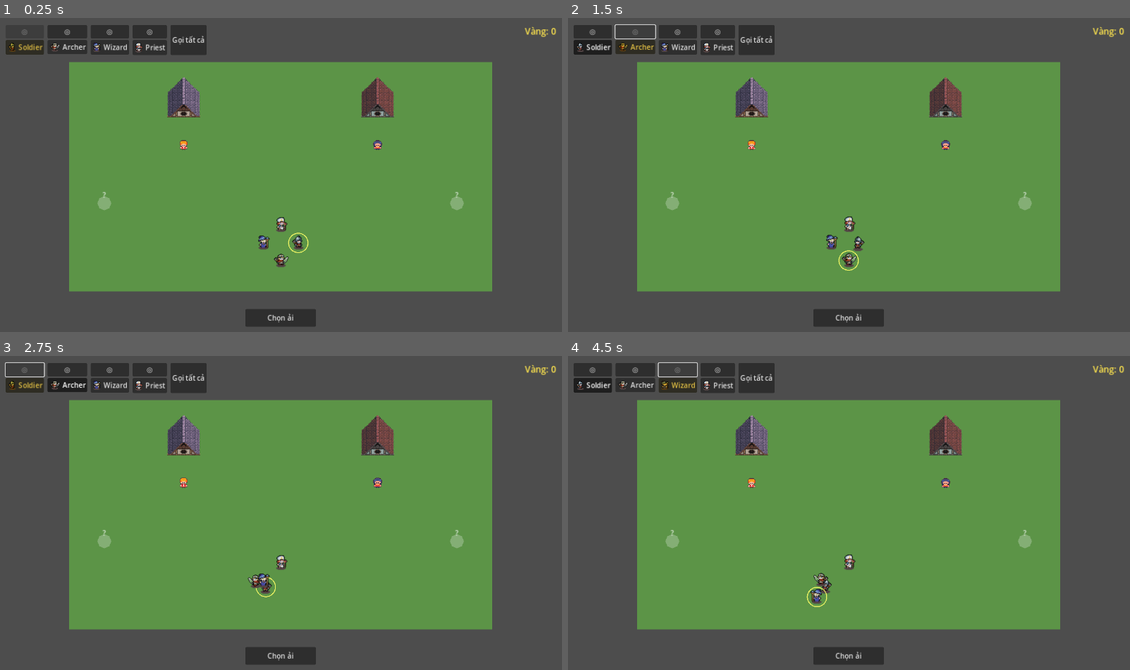
Above: before the commit, frames 1-4 (two rows, left to right).
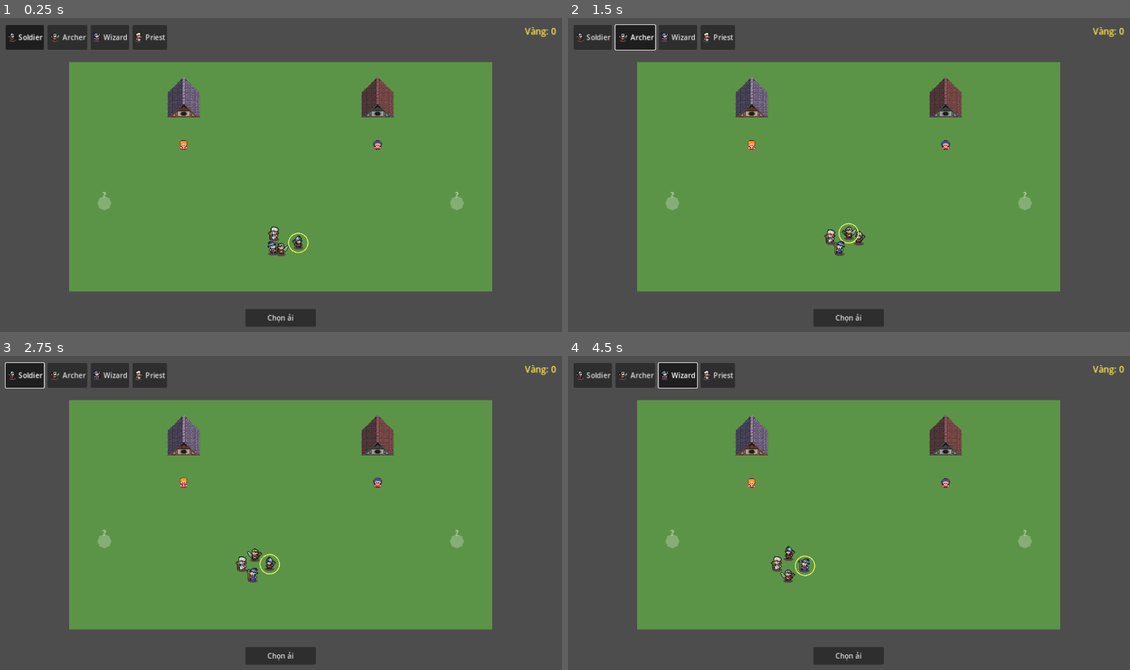
Above: after the commit, the same moments.

Repository: sieuga2712/ROXdandon
Game: Godot game, scene res://scenes/main/Hub.tscn
Same seed, same stepped clock (60 frames per second), same inputs: the game is played once before the commit and once after it.
Inputs (mouse positions are in pixels of both pictures, inside the frame that each line leads up to):
- Up to frame 1 (0.25 s): no input
- Up to frame 2 (1.5 s): click "Soldier" at 0.5 s; click (635, 30) at 1.25 s, where only the run before the commit has a clickable "◎"
- Up to frame 3 (2.75 s): click (22, 368) at 2 s, where only the run before the commit has a clickable "◎"
- Up to frame 4 (4.5 s): click "Archer" at 2.75 s; click "Wizard" at 3.5 s; click (680, 368) at 4.25 s, where only the run before the commit has a clickable "◎"

The runs differ from the first frame. In frame 1, 2.2% of the frame differs, in the area x 1-52%, y 2-80%; in frame 2, 2.4%; in frame 3, 2.4%; in frame 4, 2.5%.

Commit message:
Revert "đẩy tạm"
This reverts commit a8c7575f651e8de9beae118172afdb6def35386a.

Diff:
--- a/scripts/main/OverworldMap.gd
+++ b/scripts/main/OverworldMap.gd
@@ -9,14 +9,7 @@
 @onready var _roster_panel: PartyRosterPanel = %PartyRosterPanel
 
 func _ready() -> void:
-	_roster_panel.control_requested.connect(_world.select_leader)
-	_roster_panel.follow_toggled.connect(_world.toggle_follow)
-	_roster_panel.recall_all_requested.connect(_world.recall_all)
-	_world.state_changed.connect(_on_world_state_changed)
-	_on_world_state_changed() ## đồng bộ hiển thị ban đầu - OverworldWorld._ready() đã chọn sẵn leader mặc định trước khi 2 node này kết nối được với nhau
-
-func _on_world_state_changed() -> void:
-	_roster_panel.refresh(_world.party_units, _world.leader, _world.following)
+	_roster_panel.leader_selected.connect(_world.select_leader)
 
 func set_interactive(value: bool) -> void:
 	_world.interactive = value
--- a/scripts/main/OverworldWorld.gd
+++ b/scripts/main/OverworldWorld.gd
@@ -1,20 +1,16 @@
 class_name OverworldWorld
 extends Node2D
 
-## Map nhỏ thay Hub tĩnh cũ - 4 thành viên party đi lại được, mỗi người có 1
-## trong 3 trạng thái (lấy cảm hứng Ragnarok X): ĐANG ĐIỀU KHIỂN (đúng 1 người,
-## `leader` - đi theo lệnh chuột phải trên map), ĐANG THEO (`following[unit] =
-## true` - tự bám theo leader mỗi frame), hoặc ĐỘC LẬP (đứng yên tại chỗ).
-## PartyRosterPanel gọi select_leader()/toggle_follow()/recall_all() (nối
-## trong OverworldMap.gd) - OverworldWorld là nguồn sự thật duy nhất, luôn
-## emit state_changed sau khi đổi để panel refresh() lại đúng theo state thật
-## (đổi leader làm leader cũ tự bật "đang theo" - panel không tự đoán được).
-## NPC/nhà/placeholder trong scene chỉ là trang trí - không đưa vào
-## party_units nên không thể điều khiển/theo/chọn được.
+## Map nhỏ thay Hub tĩnh cũ - 4 thành viên party đi lại được, điều khiển theo
+## kiểu "leader + auto-follow": PartyRosterPanel chọn đúng 1 người làm leader
+## (xem select_leader), click trái vào map ra lệnh leader đi tới đó, 3 người
+## còn lại LUÔN tự bám theo leader mỗi frame - không có khái niệm "chọn nhiều
+## unit"/kéo vùng chọn/chuột phải (bỏ hẳn so với bản RTS multi-select trước,
+## đơn giản hơn và hợp mobile hơn - project nhắm handheld/landscape, không có
+## chuột phải trên touch). NPC/nhà/placeholder trong scene chỉ là trang trí -
+## không đưa vào party_units nên không thể chọn/di chuyển được.
 ## Không có combat/AI ở đây - xem BattleScene.gd cho phần chiến đấu (tách biệt
 ## hoàn toàn, OverworldWorld không đụng tới).
-
-signal state_changed
 
 const TROOP_UNIT_SCENE: PackedScene = preload("res://scenes/troop/TroopUnit.tscn")
 
@@ -39,7 +35,6 @@
 var interactive: bool = true
 var party_units: Array[TroopUnit] = []
 var leader: TroopUnit = null
-var following: Dictionary = {} ## TroopUnit -> bool, mặc định false (độc lập) nếu chưa có key
 var _leader_target: Vector2 = Vector2.ZERO
 var _has_leader_target: bool = false
 
@@ -66,52 +61,19 @@
 			offset = Vector2.RIGHT.rotated(TAU * i / ids.size()) * SPAWN_SPREAD_RADIUS
 		unit.position = SPAWN_CENTER + offset
 		party_units.append(unit)
-	select_leader(0) ## mặc định leader = thành viên đầu tiên, khớp icon điều khiển đầu tiên bị disable sẵn trên PartyRosterPanel
+	select_leader(0) ## mặc định leader = thành viên đầu tiên, khớp nút đầu tiên đã bấm sẵn trên PartyRosterPanel
 
-## PartyRosterPanel.control_requested gọi hàm này (nối trong OverworldMap.gd).
-## Leader CŨ tự động chuyển sang "đang theo" leader mới - không bị bỏ rơi đứng
-## yên đột ngột. Huỷ lệnh di chuyển dở của leader mới, chờ lệnh mới.
+## PartyRosterPanel.leader_selected gọi hàm này (nối trong OverworldMap.gd).
+## Huỷ lệnh di chuyển dở của leader cũ - leader mới đứng yên chờ lệnh mới,
+## người vừa mất vai leader tự động chuyển sang bám theo leader mới ngay
+## frame kế tiếp (xem _process).
 func select_leader(index: int) -> void:
-	if index < 0 or index >= party_units.size() or party_units[index] == leader:
+	if index < 0 or index >= party_units.size():
 		return
-	var old_leader := leader
 	leader = party_units[index]
 	_has_leader_target = false
-	if old_leader != null:
-		following[old_leader] = true
-	following.erase(leader) ## người đang điều khiển không có khái niệm "đang theo"
 	for unit in party_units:
 		unit.set_selected(unit == leader)
-	state_changed.emit()
-
-## PartyRosterPanel.follow_toggled gọi hàm này - bấm thân thẻ 1 người KHÔNG
-## PHẢI leader để bật/tắt "đang theo", không đụng gì tới ai đang điều khiển.
-func toggle_follow(index: int) -> void:
-	if index < 0 or index >= party_units.size():
-		return
-	var unit := party_units[index]
-	if unit == leader:
-		return
-	following[unit] = not following.get(unit, false)
-	state_changed.emit()
-
-## PartyRosterPanel "Gọi tất cả" - dịch chuyển TỨC THỜI (không đi bộ) mọi
-## người về quanh leader và bật "đang theo" cho tất cả, kể cả người đang độc
-## lập ở xa.
-func recall_all() -> void:
-	if leader == null:
-		return
-	var follower_index := 0
-	for unit in party_units:
-		if unit == leader:
-			follower_index += 1
-			continue
-		var target := _clamp_to_bounds(leader.position + FOLLOW_OFFSETS[follower_index % FOLLOW_OFFSETS.size()])
-		follower_index += 1
-		unit.position = target
-		unit.play_idle()
-		following[unit] = true
-	state_changed.emit()
 
 func _process(delta: float) -> void:
 	if leader == null:
@@ -127,12 +89,9 @@
 	for unit in party_units:
 		if unit == leader:
 			continue
-		if following.get(unit, false):
-			var target := _clamp_to_bounds(leader.position + FOLLOW_OFFSETS[follower_index % FOLLOW_OFFSETS.size()])
-			_move_toward(unit, target, delta)
-		else:
-			unit.play_idle() ## độc lập - đứng yên tại chỗ, không đụng position
+		var target := _clamp_to_bounds(leader.position + FOLLOW_OFFSETS[follower_index % FOLLOW_OFFSETS.size()])
 		follower_index += 1
+		_move_toward(unit, target, delta)
 
 ## Rút gọn từ nhánh di chuyển của BattleScene._update_unit (seek + arrival
 ## check) - không có tấn công/tầm đánh/AI gì cả, chỉ đi tới điểm rồi dừng.
@@ -152,16 +111,18 @@
 		clampf(pos.y, MAP_BOUNDS.position.y, MAP_BOUNDS.position.y + MAP_BOUNDS.size.y)
 	)
 
-## Click phải vào map = ra lệnh leader đi tới đó. Dùng event.position tự tính
-## ra world-space qua canvas_transform của viewport, KHÔNG dùng
-## get_global_mouse_position() - hàm đó đọc vị trí chuột "đã lưu" của
-## viewport, giá trị này không đáng tin nếu chưa có sự kiện chuyển động chuột
-## nào trước đó cập nhật nó (xảy ra thật với tap trên touch, project này nhắm
-## handheld/landscape - xem project.godot).
+## Click trái vào map = ra lệnh leader đi tới đó - không còn kéo vùng chọn/
+## chuột phải (bỏ hẳn so với bản RTS trước, chọn leader giờ nằm ở
+## PartyRosterPanel, không phải click trên map nữa).
+## Dùng event.position tự tính ra world-space qua canvas_transform của
+## viewport, KHÔNG dùng get_global_mouse_position() - hàm đó đọc vị trí chuột
+## "đã lưu" của viewport, giá trị này không đáng tin nếu chưa có sự kiện
+## chuyển động chuột nào trước đó cập nhật nó (xảy ra thật với tap trên touch,
+## project này nhắm handheld/landscape - xem project.godot).
 func _unhandled_input(event: InputEvent) -> void:
 	if not interactive or leader == null:
 		return
-	if event is InputEventMouseButton and event.button_index == MOUSE_BUTTON_RIGHT and event.pressed:
+	if event is InputEventMouseButton and event.button_index == MOUSE_BUTTON_LEFT and event.pressed:
 		var world_point: Vector2 = get_viewport().get_canvas_transform().affine_inverse() * event.position
 		_leader_target = _clamp_to_bounds(world_point)
 		_has_leader_target = true
--- a/scripts/main/PartyRosterPanel.gd
+++ b/scripts/main/PartyRosterPanel.gd
@@ -1,22 +1,15 @@
 class_name PartyRosterPanel
 extends HBoxContainer
 
-## Bảng hiển thị 4 thành viên party trên OverworldMap - mỗi thẻ có 2 vùng bấm
-## RIÊNG (không lồng nhau, tránh chồng vùng bấm): control_button (icon nhỏ)
-## chuyển quyền điều khiển sang người đó, member_button (icon+tên) bật/tắt
-## "đang theo" người đang điều khiển. Panel KHÔNG tự giữ trạng thái - chỉ phát
-## signal ra ngoài rồi chờ OverworldWorld gọi lại refresh() để vẽ đúng theo
-## state thật (đổi leader làm leader cũ tự bật "đang theo" - 1 hành động gây
-## 2 thay đổi, để panel tự đoán dễ lệch).
+## Bảng hiển thị 4 thành viên party trên OverworldMap - bấm 1 thẻ để chọn
+## người đó làm "leader" (người điều khiển trực tiếp bằng click trên bản đồ,
+## xem OverworldWorld.select_leader). 4 nút dùng chung 1 ButtonGroup nên Godot
+## tự đảm bảo luôn có đúng 1 nút đang bấm - không cần tự quản lý trạng thái
+## chọn tay.
 
-signal control_requested(index: int)
-signal follow_toggled(index: int)
-signal recall_all_requested()
+signal leader_selected(index: int)
 
-const CONTROLLED_TINT: Color = Color(1.0, 0.85, 0.3)
-
-var _member_buttons: Array[Button] = []
-var _control_buttons: Array[Button] = []
+var _button_group := ButtonGroup.new()
 
 func _ready() -> void:
 	var ids := GameState.PARTY_TROOP_IDS
@@ -24,45 +17,14 @@
 		var troop := TroopDatabase.get_by_id(ids[i])
 		if troop == null:
 			continue
-		var card := VBoxContainer.new()
+		var button := Button.new()
+		button.text = troop.troop_name
+		button.icon = troop.sprite
+		button.toggle_mode = true
+		button.button_group = _button_group
+		button.button_pressed = i == 0 ## mặc định leader = thành viên đầu tiên, khớp OverworldWorld._spawn_party()
+		button.pressed.connect(_on_button_pressed.bind(i))
+		add_child(button)
 
-		var control_button := Button.new()
-		control_button.text = "◎"
-		control_button.tooltip_text = "Điều khiển %s" % troop.troop_name
-		control_button.pressed.connect(_on_control_pressed.bind(i))
-		card.add_child(control_button)
-		_control_buttons.append(control_button)
-
-		var member_button := Button.new()
-		member_button.text = troop.troop_name
-		member_button.icon = troop.sprite
-		member_button.toggle_mode = true
-		member_button.tooltip_text = "Bật/tắt đi theo"
-		member_button.pressed.connect(_on_member_pressed.bind(i))
-		card.add_child(member_button)
-		_member_buttons.append(member_button)
-
-		add_child(card)
-
-	var recall_button := Button.new()
-	recall_button.text = "Gọi tất cả"
-	recall_button.pressed.connect(func(): recall_all_requested.emit())
-	add_child(recall_button)
-
-func _on_control_pressed(index: int) -> void:
-	control_requested.emit(index)
-
-func _on_member_pressed(index: int) -> void:
-	follow_toggled.emit(index)
-
-## OverworldWorld gọi lại mỗi khi leader/following đổi (kể cả tự động) - panel
-## không tự suy đoán, luôn vẽ lại đúng theo dữ liệu thật truyền vào.
-func refresh(party_units: Array[TroopUnit], leader: TroopUnit, following: Dictionary) -> void:
-	for i in range(_member_buttons.size()):
-		if i >= party_units.size():
-			break
-		var unit := party_units[i]
-		var is_leader := unit == leader
-		_member_buttons[i].button_pressed = following.get(unit, false)
-		_member_buttons[i].modulate = CONTROLLED_TINT if is_leader else Color.WHITE
-		_control_buttons[i].disabled = is_leader
+func _on_button_pressed(index: int) -> void:
+	leader_selected.emit(index)
